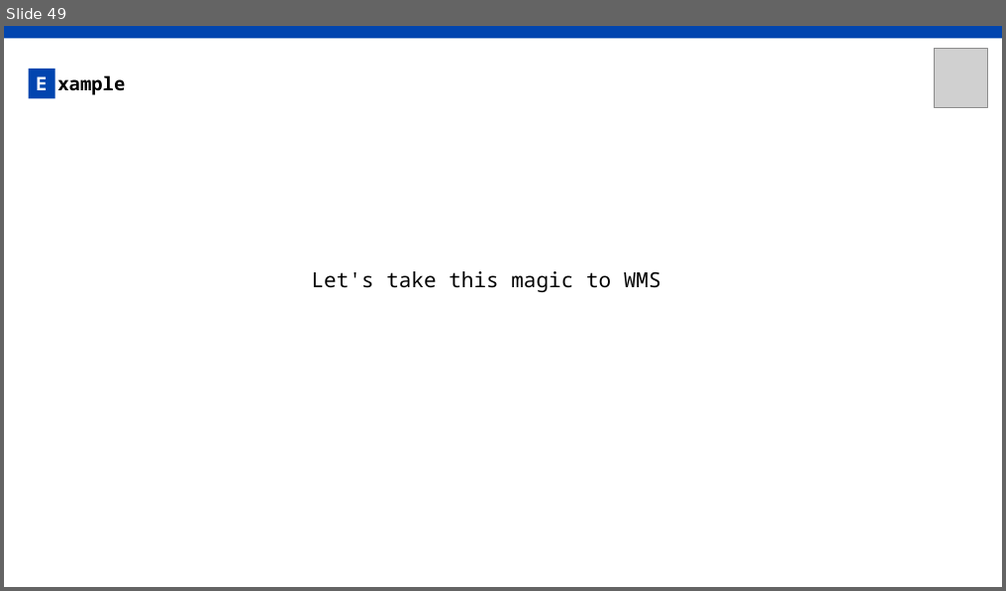
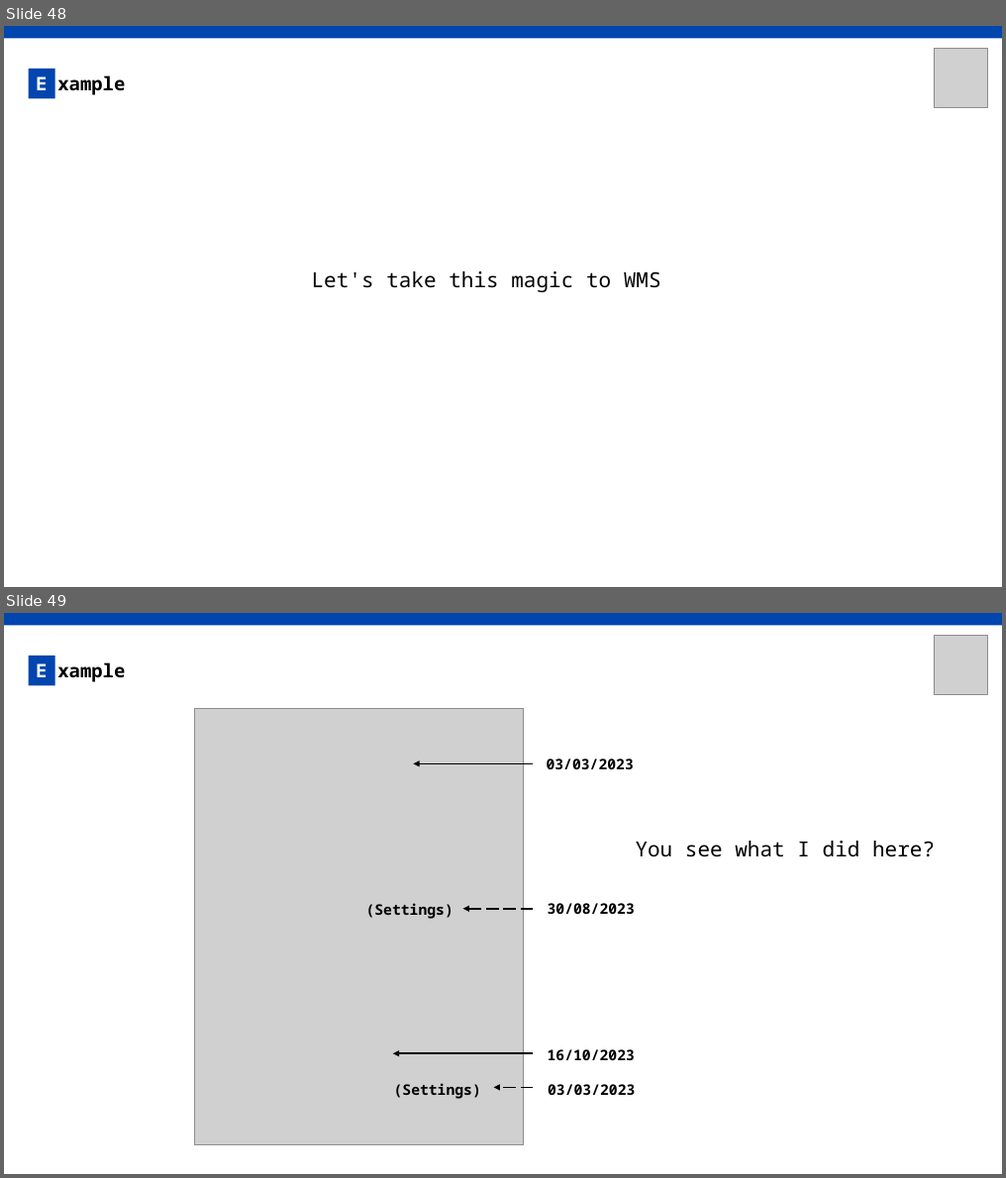
Before and after one commit to AxelPauwels/SEM-BIO, a slide deck: presentation/SEM&BIO.pptx. Shown one above the other, each under a label of ours: slide 49 before the commit, slides 48 and 49 after it. The pictures are 1006x591 and 1006x1178 pixels, drawn with LibreOffice and Linux fonts; fonts in the diff are those of the drawing; grey boxes stand for pictures. Boxes give left, top, right and bottom in pixels: in the first picture for what was removed or moved away, otherwise in the second. Text is boxed around its words. In the diff, an @@ line names an element or a change of style, - is before the commit and + after.

```diff
--- a/presentation/SEM&BIO.pptx
+++ b/presentation/SEM&BIO.pptx
@@ slide 49 added at bbox=[4, 613, 1002, 1174], background #FFFFFF @@
@@ rectangle added at bbox=[4, 613, 1002, 626], fill #0145AF @@
@@ picture added at bbox=[934, 635, 988, 694] @@
@@ rectangle added at bbox=[29, 656, 55, 685], fill #0145AF, 18 pt, text #FFFFFF, bold @@
+E
@@ text added at bbox=[57, 663, 125, 682], 18 pt, text #000000, bold @@
+xample
@@ picture added at bbox=[195, 709, 523, 1146] @@
@@ text added at bbox=[547, 759, 634, 769], 14 pt, text #000000, bold @@
+03/03/2023
@@ arrow added from (534, 764) to (414, 764), #000000 1.5 pt @@
@@ text added at bbox=[636, 841, 935, 858], 20 pt, text #000000 @@
+You see what I did here?
@@ text added at bbox=[366, 903, 453, 919], 14 pt, text #000000, bold @@
+(Settings)
@@ arrow added from (534, 909) to (463, 909), #000000 1.5 pt dashed @@
@@ text added at bbox=[548, 903, 635, 914], 14 pt, text #000000, bold @@
+30/08/2023
@@ arrow added from (534, 1054) to (393, 1054), #000000 1.5 pt @@
@@ text added at bbox=[548, 1050, 635, 1060], 14 pt, text #000000, bold @@
+16/10/2023
@@ text added at bbox=[394, 1083, 481, 1099], 14 pt, text #000000, bold @@
+(Settings)
@@ arrow added from (534, 1087) to (494, 1087), #000000 1.5 pt dashed @@
@@ text added at bbox=[548, 1084, 635, 1095], 14 pt, text #000000, bold @@
+03/03/2023
@@ what was slide 49 is now slide 48 @@
```
Also in this commit, not shown: 2 slides changed, 14 other slides added, 1 slide removed.
